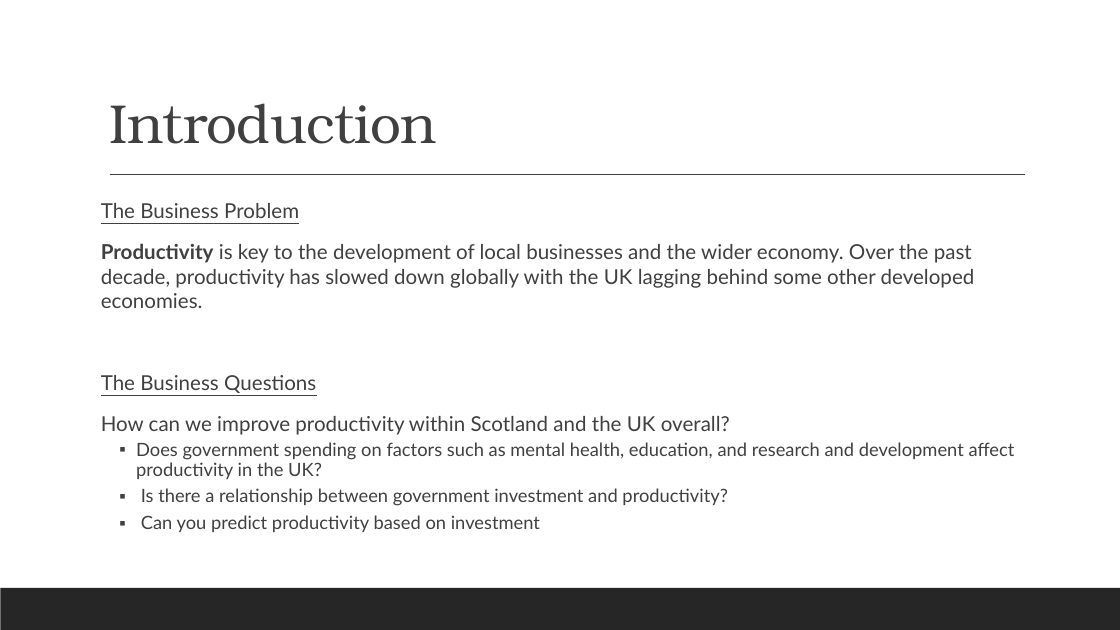
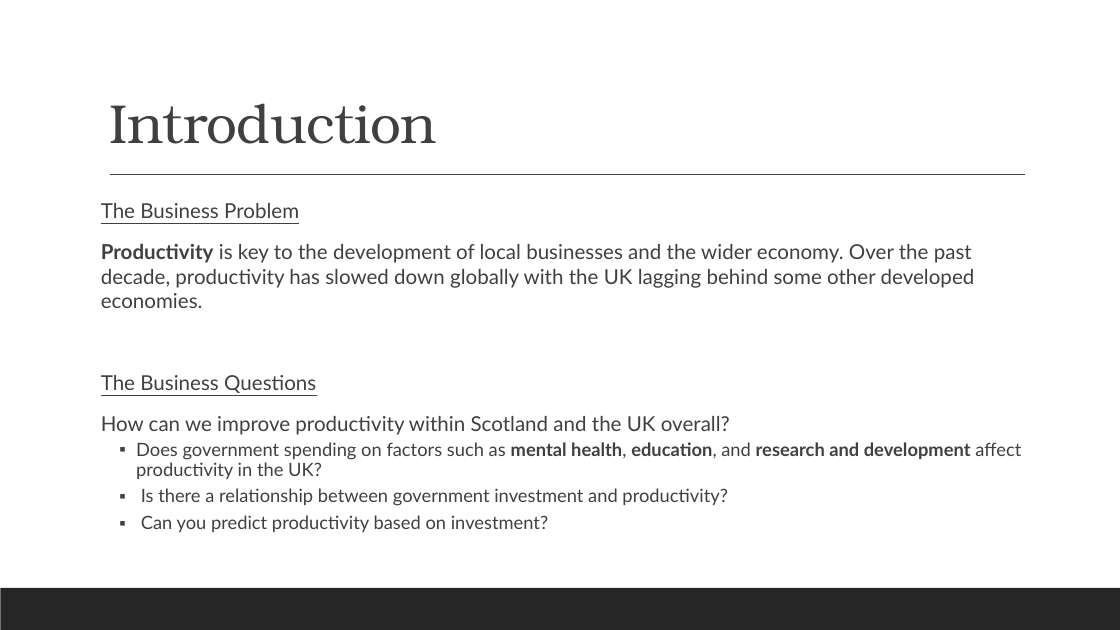
Before and after one commit to JohnHios/final_project, a slide deck: slide 3 of deloitte_investment_project/outputs/Deloitte_Investment_Project_JohnHios.pptx. Drawn at 1120x630 pixels with LibreOffice and Linux fonts; fonts in the diff are those of the drawing. Boxes give left, top, right and bottom in pixels: in the first picture for what was removed or moved away, otherwise in the second. Text is boxed around its words. In the diff, an @@ line names an element or a change of style, - is before the commit and + after.

```diff
--- a/deloitte_investment_project/outputs/Deloitte_Investment_Project_JohnHios.pptx
+++ b/deloitte_investment_project/outputs/Deloitte_Investment_Project_JohnHios.pptx
@@ text at <box>136,442,1021,479</box>: bold on in "mental health, education, research and development" @@
@@ text at <box>141,515,548,532</box>: text changed @@
-  ▪ Can you predict productivity based on investment
+  ▪ Can you predict productivity based on investment?
```
Also in this commit, not shown: 2 other slides changed.
